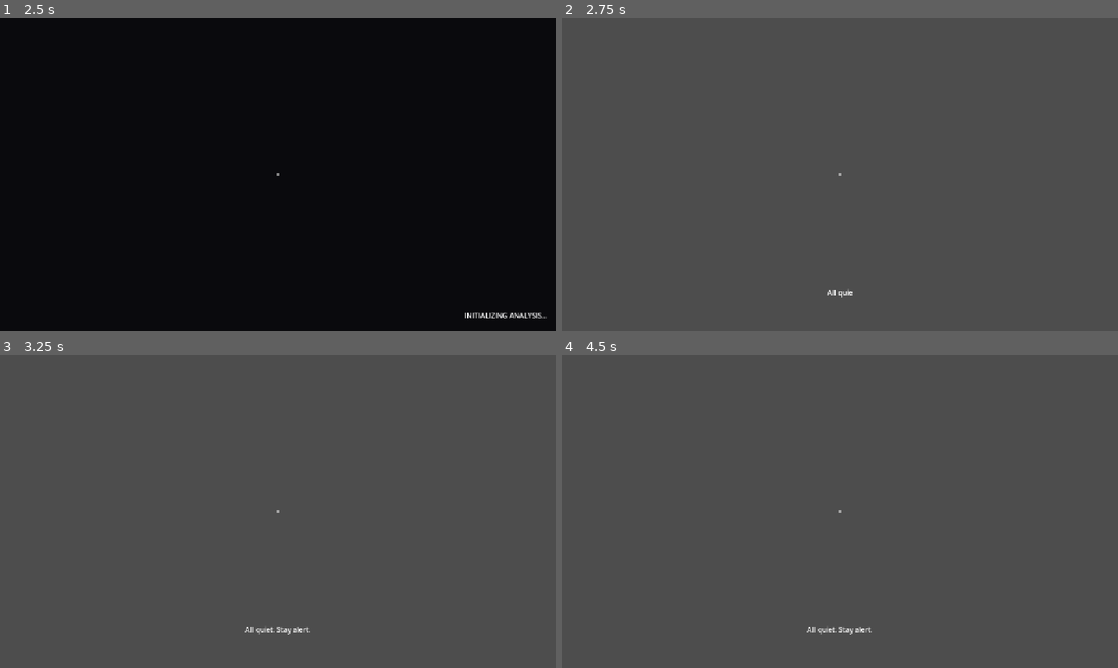
Above: before the commit, frames 1-4 (two rows, left to right).
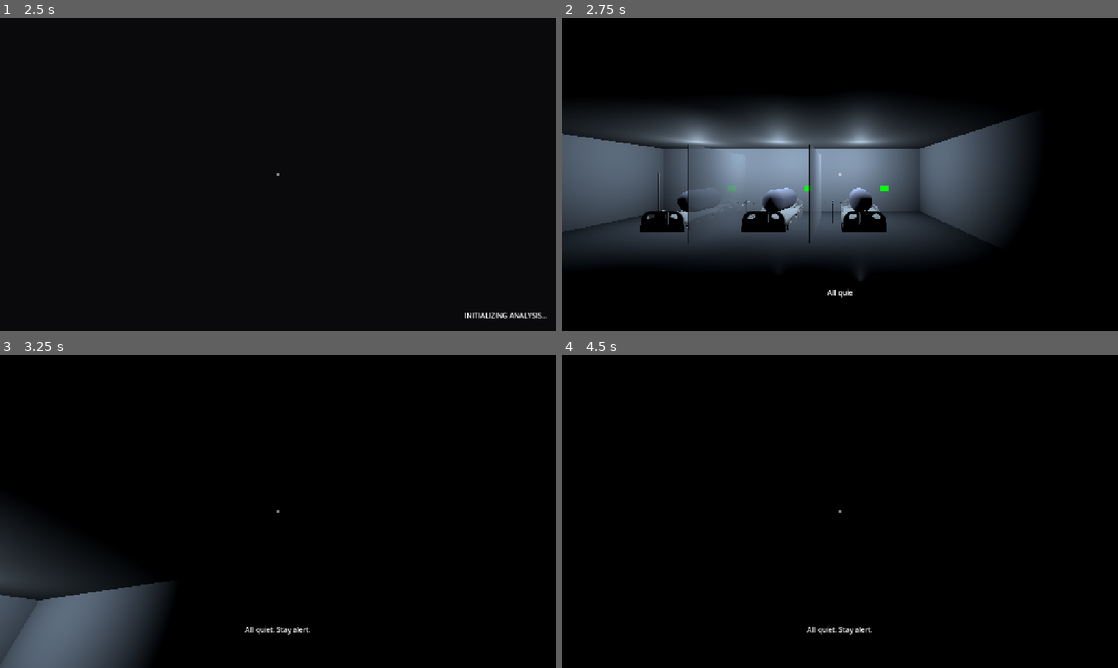
Above: after the commit, the same moments.

Repository: studioboredgames/Ward-9
Game: Godot game, scene res://scenes/main.tscn
Same seed, same stepped clock (60 frames per second), same inputs: the game is played once before the commit and once after it.
Inputs (mouse positions are in pixels of both pictures, inside the frame that each line leads up to):
- Up to frame 1 (2.5 s): click "PLAY" at 0.5 s; tap Enter (ui_accept) at 1.25, 1.52, 2, 2.27 s; move the mouse to (400, 158) at 1.27 s; hold D (move_right) 1.28-2.03 s; tap E at 1.35, 2.1 s; click (400, 158) at 1.42 s; move the mouse to (166, 190) at 2.02 s; hold S (move_back) from 2.03 s (still down)
- Up to frame 2 (2.75 s): keep holding S (move_back)
- Up to frame 3 (3.25 s): move the mouse to (333, 442) at 2.77 s; release S (move_back) at 2.78 s; hold D (move_right) from 2.78 s (still down); tap E at 2.85 s
- Up to frame 4 (4.5 s): move the mouse to (812, 574) at 3.52 s; release D (move_right) at 3.53 s; hold W (move_forward) 3.53-4.28 s; tap E at 3.6, 4.35 s; click (812, 574) at 3.67 s; tap Enter (ui_accept) at 3.77 s; move the mouse to (1006, 558) at 4.27 s; hold A (move_left) from 4.28 s (still down)

Frame 1 is identical in both runs. In frame 2, 92% of the frame differs, in the area x 0-100%, y 0-100%; in frame 3, 98%; in frame 4, 100%.

Commit message:
fix: added missing IV holder resource to ward.tscn to fix parse error

Diff:
--- a/scenes/rooms/ward.tscn
+++ b/scenes/rooms/ward.tscn
@@ -3,6 +3,7 @@
 [ext_resource type="Script" path="res://scripts/entities/patient.gd" id="1_pt"]
 [ext_resource type="PackedScene" path="res://assets/models/hospital/FBX/bed.fbx" id="2_bd"]
 [ext_resource type="Script" path="res://scripts/systems/light_flicker.gd" id="3_fl"]
+[ext_resource type="PackedScene" path="res://assets/models/hospital/FBX/IV_Bag_holder.fbx" id="4_iv"]
 
 [sub_resource type="CapsuleShape3D" id="CapsuleShape3D_pt"]
 radius = 0.4
